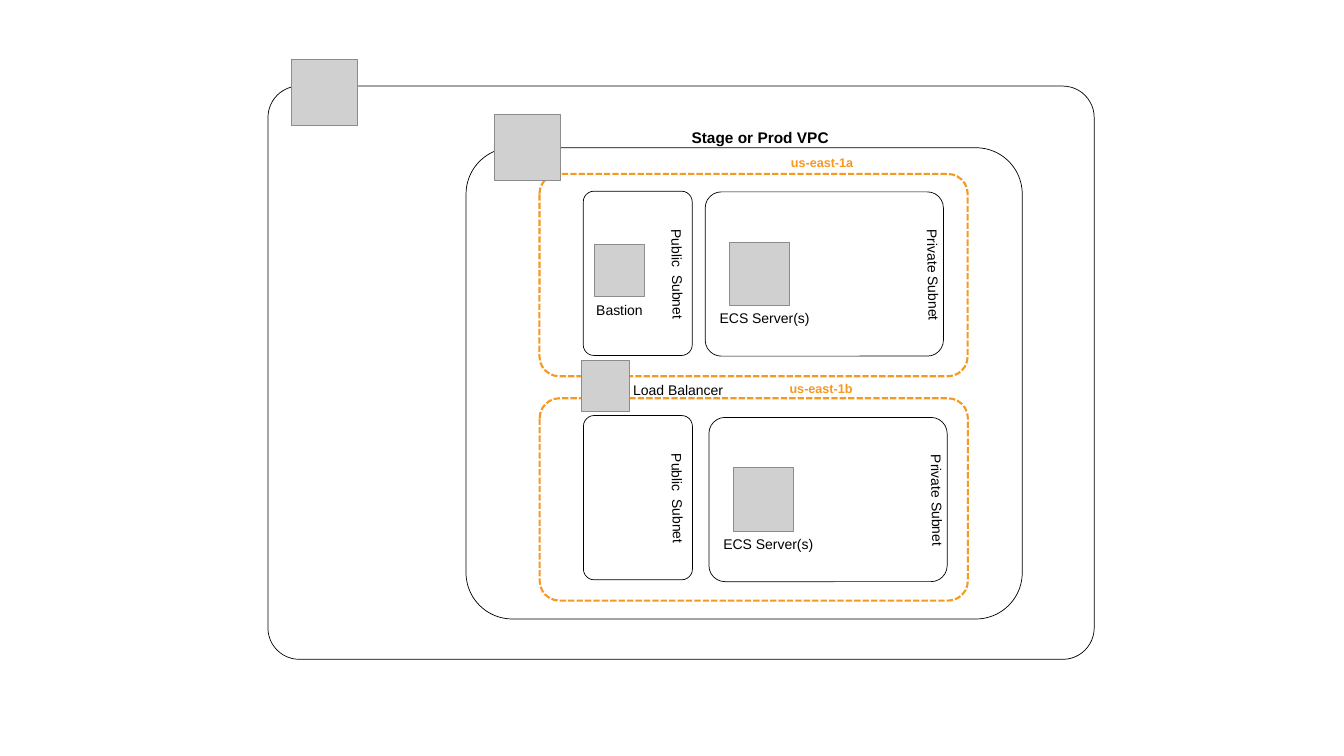
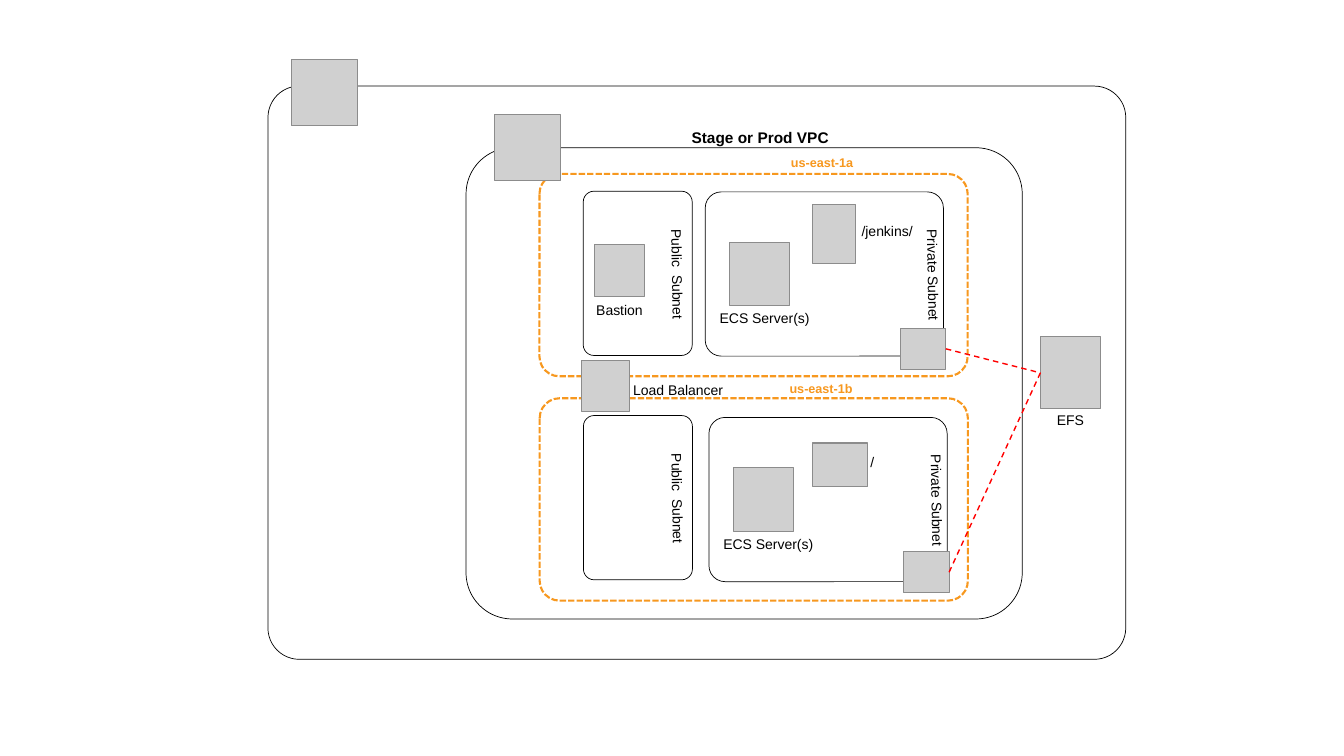
Before and after one commit to ICFI/eagle, a slide deck: slide 1 of pipeline/diagrams/architecture.pptx. Drawn at 1344x756 pixels with LibreOffice and Linux fonts; fonts in the diff are those of the drawing; grey boxes stand for pictures; background and template pictures are left out. Boxes give left, top, right and bottom in pixels: in the first picture for what was removed or moved away, otherwise in the second. Text is boxed around its words. In the diff, an @@ line names an element or a change of style, - is before the commit and + after.

Commit message:
jenkins container added and nginx container swapped out with eagle

```diff
--- a/pipeline/diagrams/architecture.pptx
+++ b/pipeline/diagrams/architecture.pptx
@@ rounded rectangle: place and size @@
-rounded rectangle at (268, 86, 1095, 659)
+rounded rectangle at (268, 86, 1126, 659)
@@ picture added at (813, 204, 856, 263) @@
@@ text added at (862, 226, 913, 239), 10 pt, text #000000 @@
+/jenkins/
@@ picture added at (900, 329, 946, 370) @@
@@ line added from (946, 349) to (1041, 373), #FF0000 1 pt dashed @@
@@ picture added at (1041, 337, 1100, 408) @@
@@ line added from (950, 573) to (1041, 373), #FF0000 1 pt dashed @@
@@ text added at (1057, 415, 1084, 425), 10 pt, text #000000 @@
+EFS
@@ picture added at (813, 444, 867, 487) @@
@@ text added at (861, 449, 979, 476), 10 pt, text #000000 @@
+/
@@ picture added at (903, 552, 949, 593) @@
```
Also in this commit, not shown: 13 other files.
